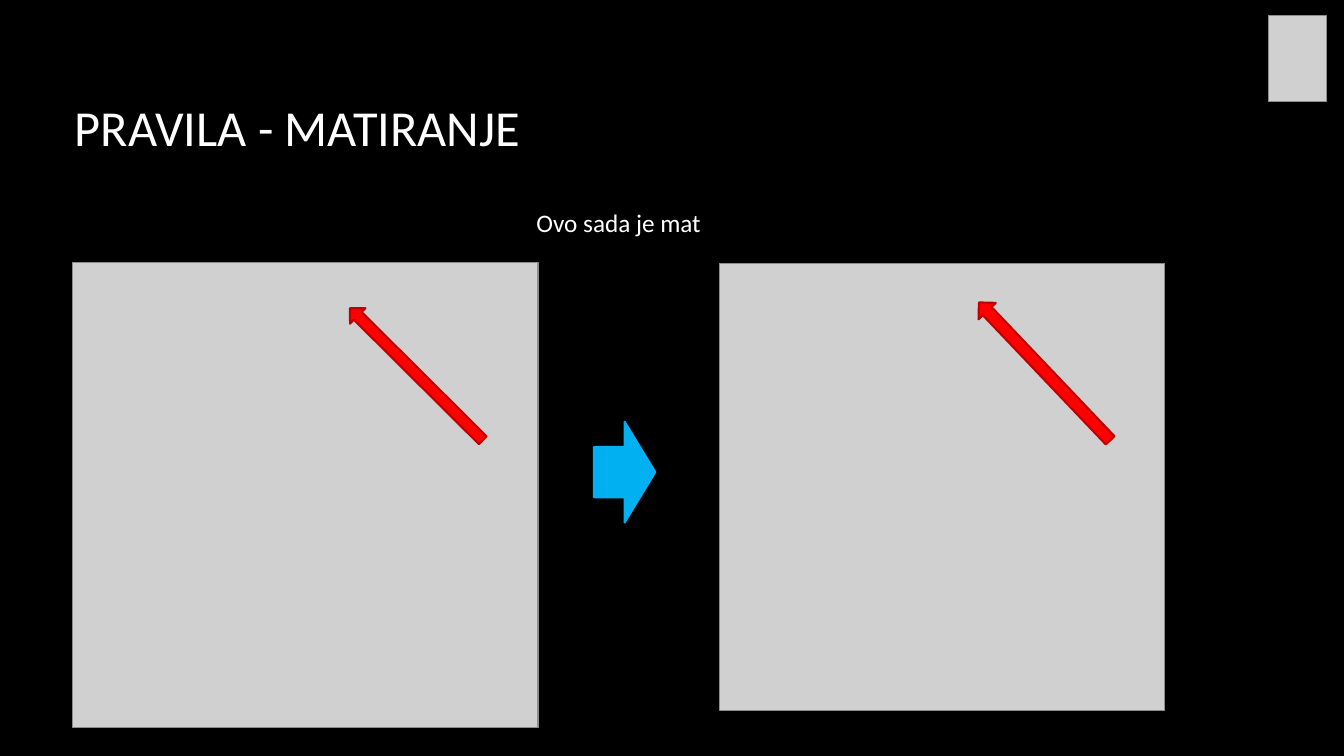
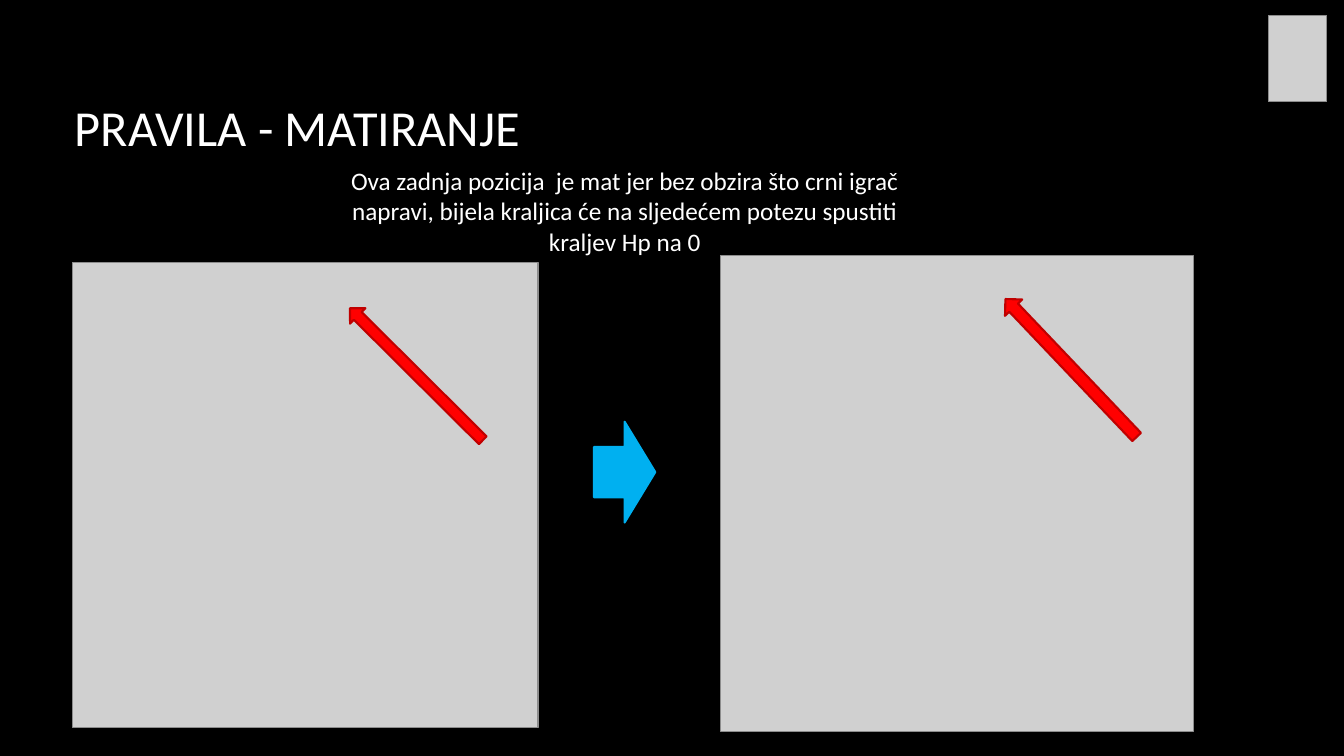
Before and after one commit to lukinjozg/RP2_Sah_projekt, a slide deck: slide 14 of INTERGALAKTIČKI_ŠAH.pptx. Drawn at 1344x756 pixels with LibreOffice and Linux fonts; fonts in the diff are those of the drawing; grey boxes stand for pictures; background and template pictures are left out. Boxes give left, top, right and bottom in pixels: in the first picture for what was removed or moved away, otherwise in the second. Text is boxed around its words. In the diff, an @@ line names an element or a change of style, - is before the commit and + after.

```diff
--- a/INTERGALAKTIČKI_ŠAH.pptx
+++ b/INTERGALAKTIČKI_ŠAH.pptx
@@ text at [351,172,898,256]: text changed @@
-Ovo sada je mat
+Ova zadnja pozicija je mat jer bez obzira što crni igrač napravi, bijela kraljica će na sljedećem potezu spustiti kraljev Hp na 0
@@ picture: place and size @@
-picture at [720,263,1166,711]
+picture at [721,256,1195,732]
@@ right arrow: place and size @@
-right arrow at [971,295,1120,449]
+right arrow at [997,291,1146,445]
```
Also in this commit, not shown: 3 other slides changed.
